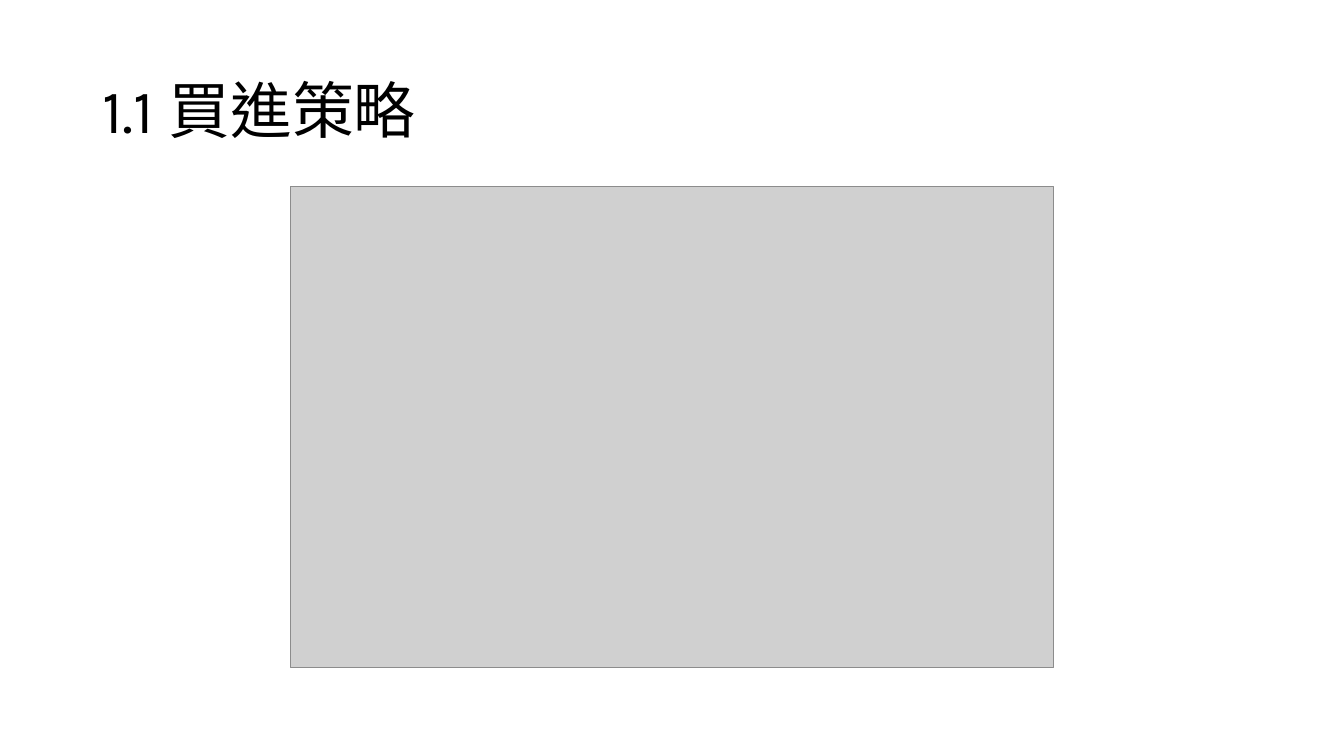
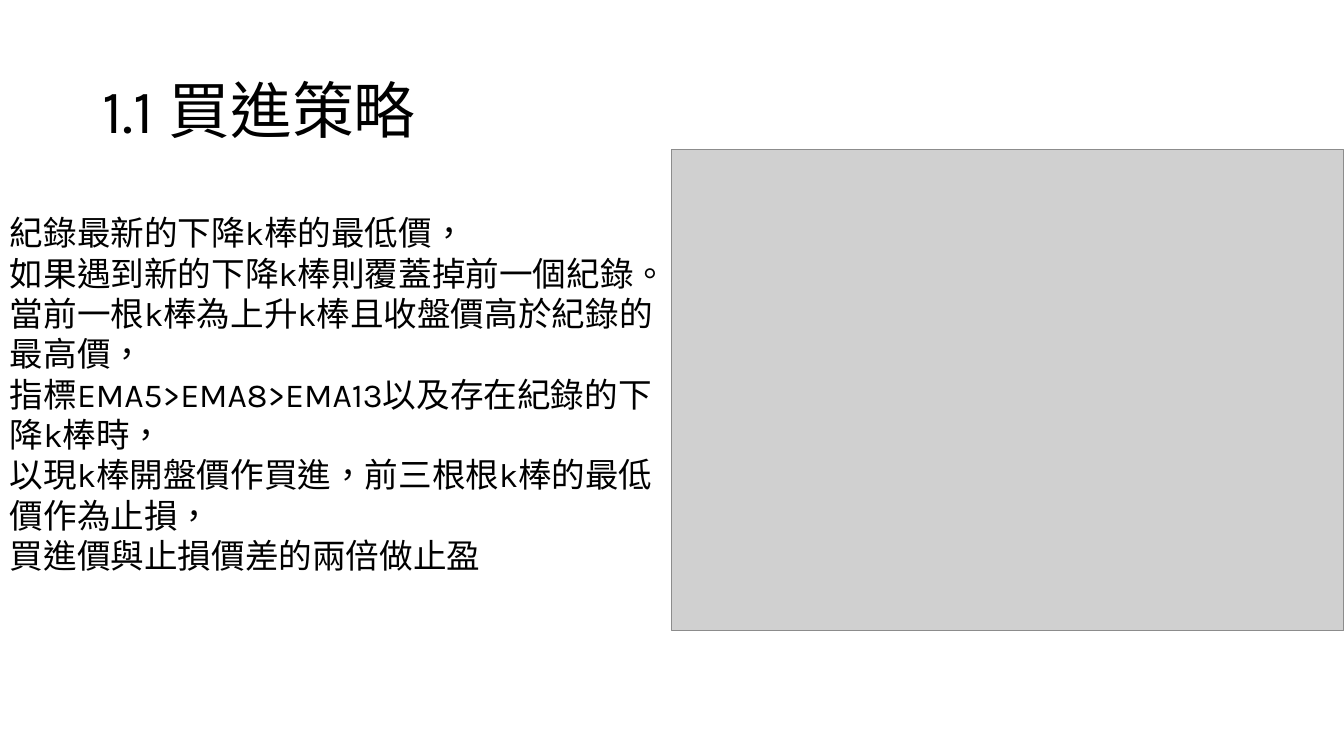
Before and after one commit to worldstar/MT5-MultiTimeFrame-MA-TDI-Dashboard, a slide deck: slide 4 of gpt程式交易測試紀錄/GPT程式交易測試紀錄.pptx. Drawn at 1344x756 pixels with LibreOffice and Linux fonts; fonts in the diff are those of the drawing; grey boxes stand for pictures; background and template pictures are left out. Boxes give left, top, right and bottom in pixels: in the first picture for what was removed or moved away, otherwise in the second. Text is boxed around its words. In the diff, an @@ line names an element or a change of style, - is before the commit and + after.

```diff
--- a/gpt程式交易測試紀錄/GPT程式交易測試紀錄.pptx
+++ b/gpt程式交易測試紀錄/GPT程式交易測試紀錄.pptx
@@ picture: place and size @@
-picture at box(290, 187, 1054, 667)
+picture at box(673, 149, 1344, 630)
@@ text added at box(10, 216, 667, 571), 24 pt, text #000000 @@
+紀錄最新的下降k棒的最低價，
+如果遇到新的下降k棒則覆蓋掉前一個紀錄。
+當前一根k棒為上升k棒且收盤價高於紀錄的最高價，
+指標EMA5>EMA8>EMA13以及存在紀錄的下降k棒時，
+以現k棒開盤價作買進，前三根根k棒的最低價作為止損，
+買進價與止損價差的兩倍做止盈
```
Also in this commit, not shown: 6 other slides changed, 5 slides added, 1 slide removed.
